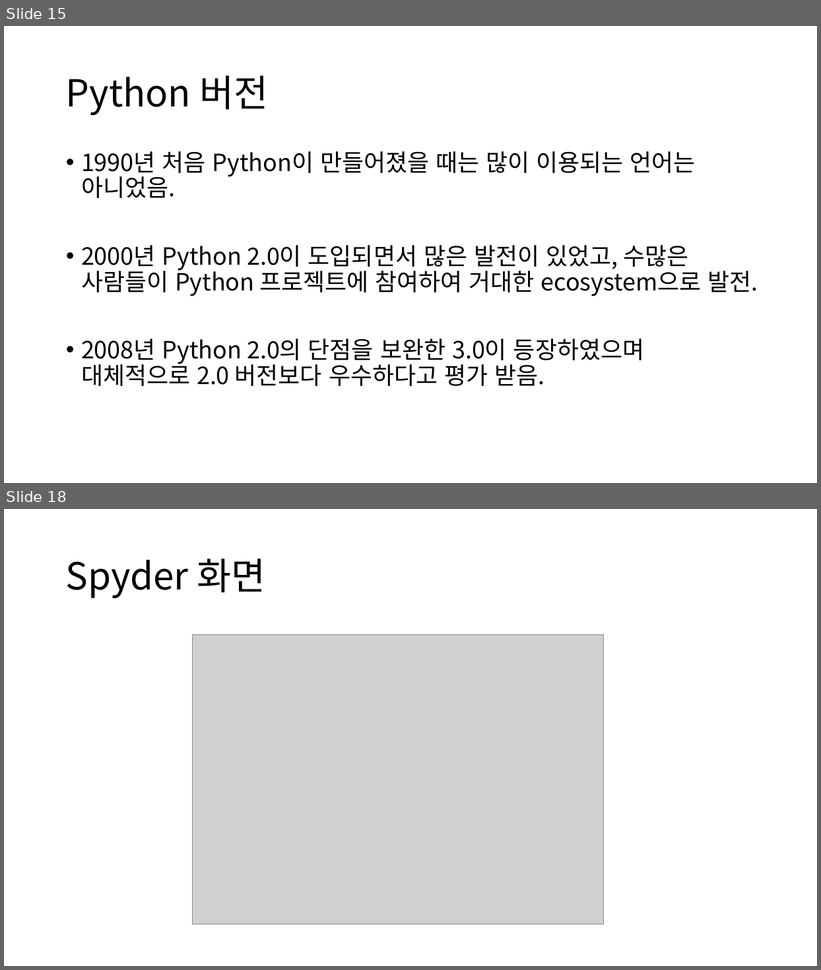
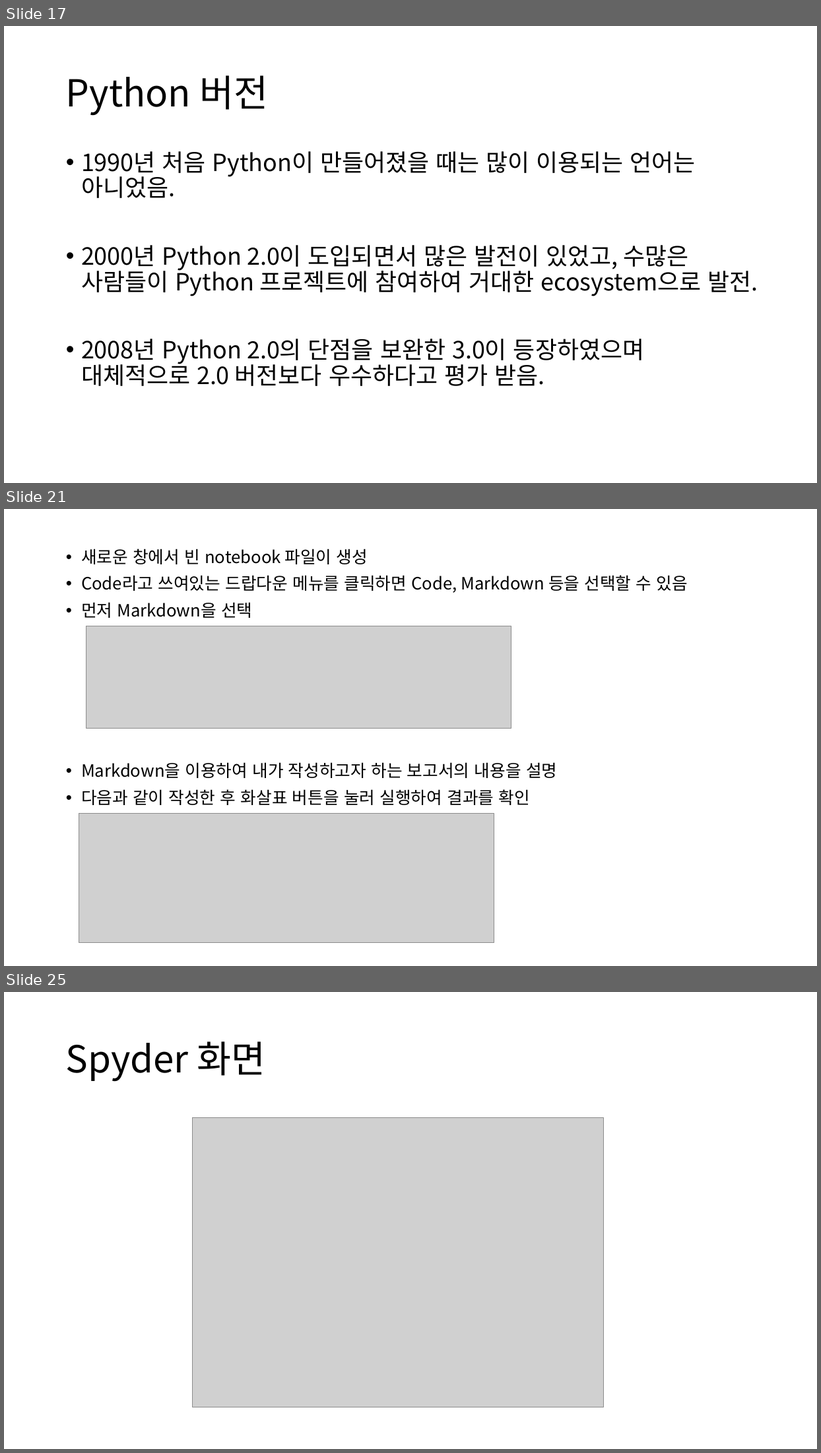
Before and after one commit to ksublee/SPuP, a slide deck: ppt/Python_1_소개.pptx. Shown one above the other, each under a label of ours: slides 15 and 18 before the commit, slides 17, 21 and 25 after it; the slides between them are not shown. The pictures are 821x970 and 821x1453 pixels, drawn with LibreOffice and Linux fonts; fonts in the diff are those of the drawing; grey boxes stand for pictures. Boxes give left, top, right and bottom in pixels: in the first picture for what was removed or moved away, otherwise in the second. Text is boxed around its words. In the diff, an @@ line names an element or a change of style, - is before the commit and + after.

```diff
--- a/ppt/Python_1_소개.pptx
+++ b/ppt/Python_1_소개.pptx
@@ slide 21 added at (4,509,817,966), background #FFFFFF @@
@@ text added at (81,549,687,805), 20 pt, text #000000 @@
+• 새로운 창에서 빈 notebook 파일이 생성
+• Code라고 쓰여있는 드랍다운 메뉴를 클릭하면 Code, Markdown 등을 선택할 수 있음
+• 먼저 Markdown을 선택
+• Markdown을 이용하여 내가 작성하고자 하는 보고서의 내용을 설명
+• 다음과 같이 작성한 후 화살표 버튼을 눌러 실행하여 결과를 확인
@@ picture added at (86,626,511,729) @@
@@ picture added at (79,814,494,943) @@
@@ what was slide 15 is now slide 17 @@
@@ what was slide 18 is now slide 25 @@
```
Also in this commit, not shown: 5 slides changed, 4 other slides added.
